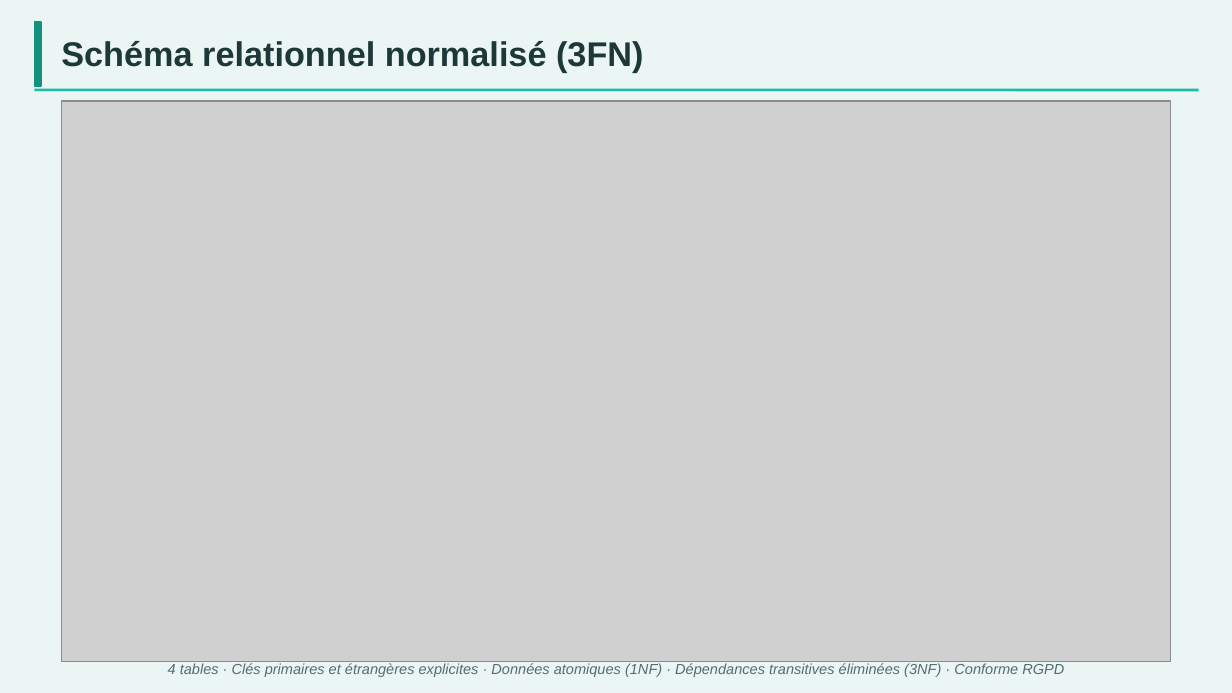
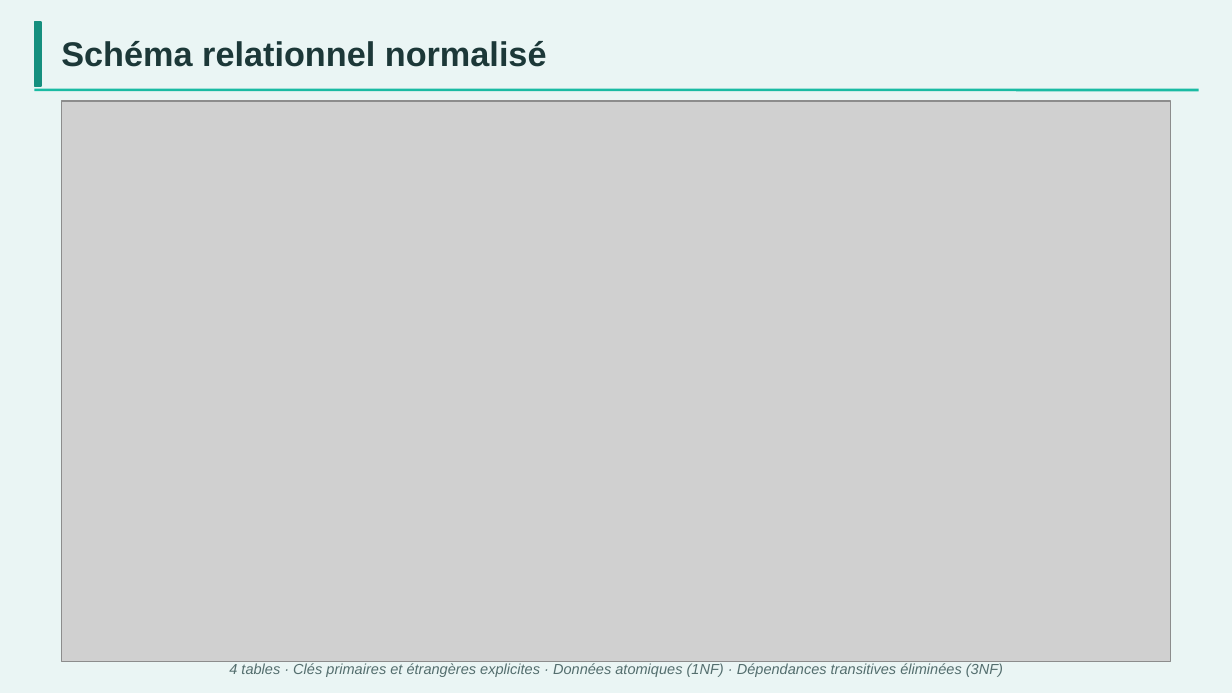
Before and after one commit to heba33ar/LaplaceImmo, a slide deck: slide 5 of Abu-rabia_Heba_2_support_032026.pptx. Drawn at 1232x693 pixels with LibreOffice and Linux fonts; fonts in the diff are those of the drawing; grey boxes stand for pictures. Boxes give left, top, right and bottom in pixels: in the first picture for what was removed or moved away, otherwise in the second. Text is boxed around its words. In the diff, an @@ line names an element or a change of style, - is before the commit and + after.

```diff
--- a/Abu-rabia_Heba_2_support_032026.pptx
+++ b/Abu-rabia_Heba_2_support_032026.pptx
@@ text at bbox=[61, 41, 547, 67]: text changed @@
-Schéma relationnel normalisé (3FN)
+Schéma relationnel normalisé
@@ text at bbox=[229, 663, 1003, 677]: text changed @@
-4 tables · Clés primaires et étrangères explicites · Données atomiques (1NF) · Dépendances transitives éliminées (3NF) · Conforme RGPD
+4 tables · Clés primaires et étrangères explicites · Données atomiques (1NF) · Dépendances transitives éliminées (3NF)
```
Also in this commit, not shown: 4 other slides changed, 7 other files.
